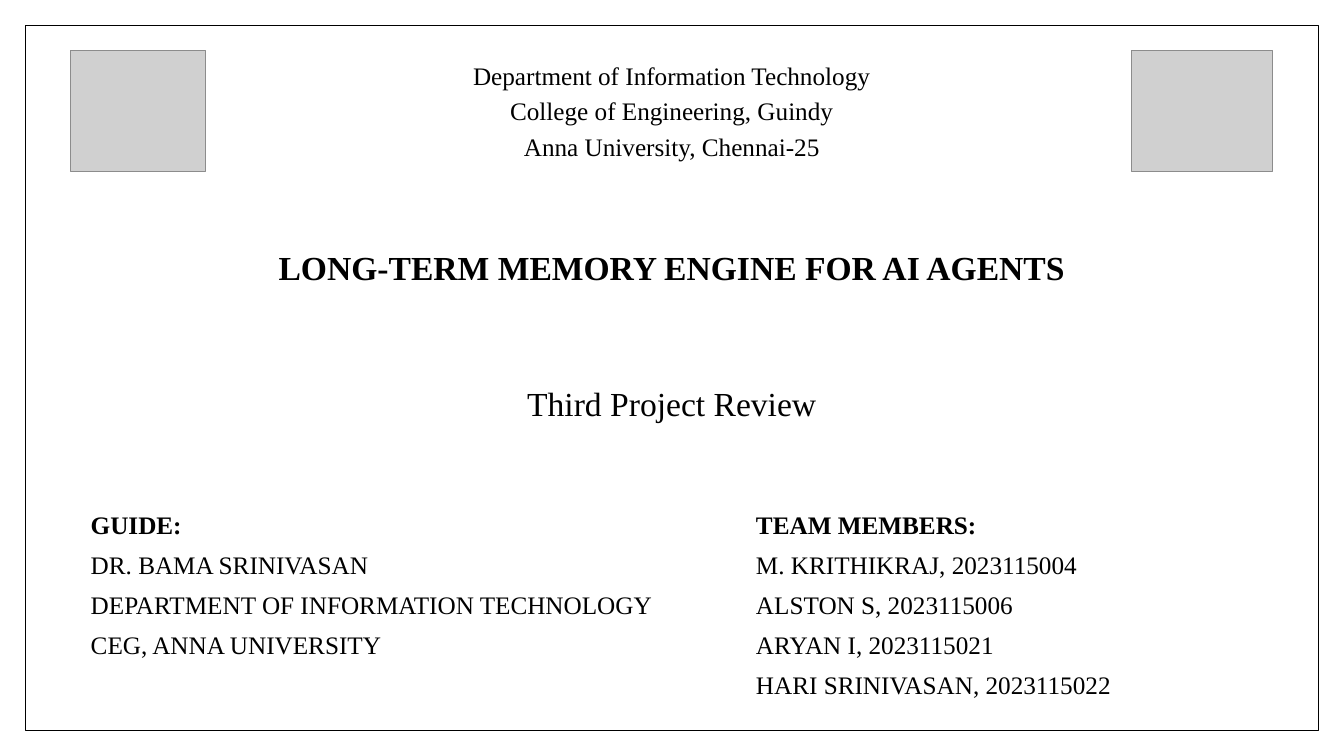
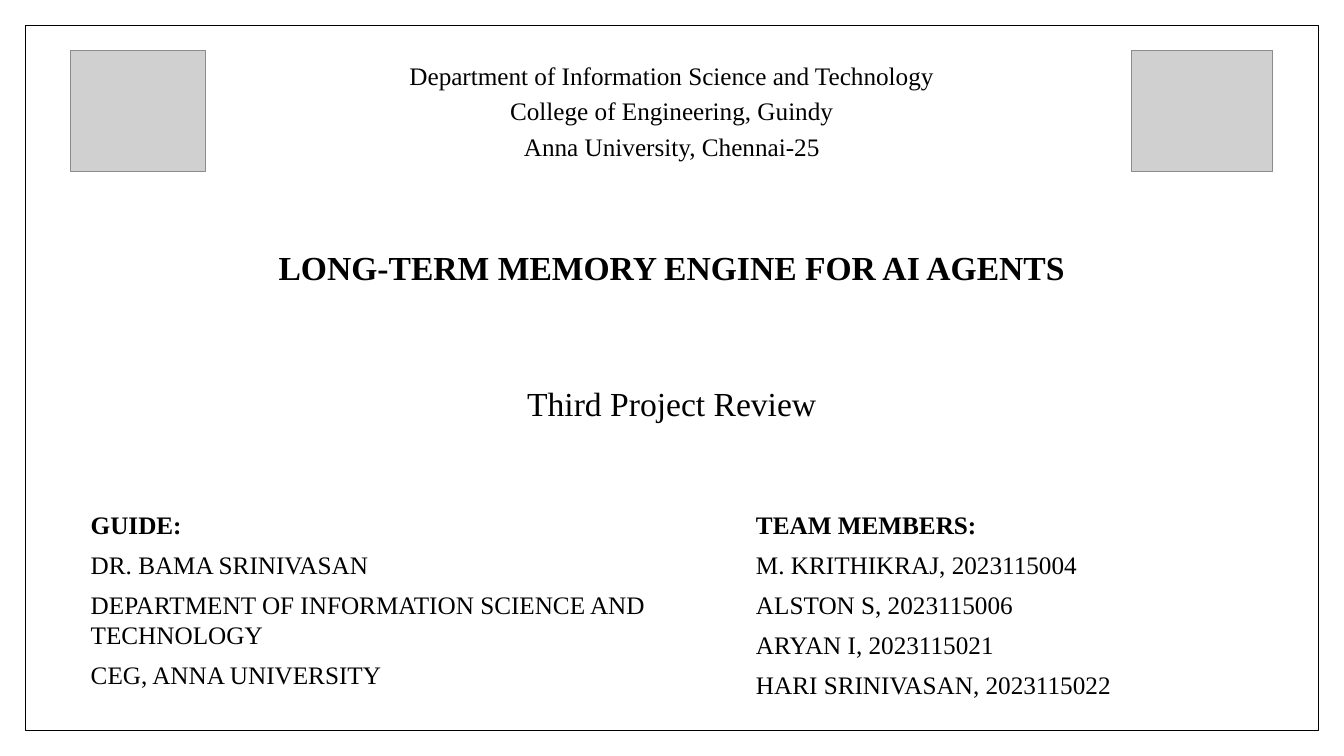
Before and after one commit to aryaniyaps/sdp-2026, a slide deck: slide 1 of P1_R2_13.pptx. Drawn at 1344x756 pixels with LibreOffice and Linux fonts; fonts in the diff are those of the drawing; grey boxes stand for pictures. Boxes give left, top, right and bottom in pixels: in the first picture for what was removed or moved away, otherwise in the second. Text is boxed around its words. In the diff, an @@ line names an element or a change of style, - is before the commit and + after.

Commit message:
Slides: use the full department name and the 5.9-point gap

```diff
--- a/P1_R2_13.pptx
+++ b/P1_R2_13.pptx
@@ text at bbox=[409, 67, 934, 91]: text changed @@
-Department of Information Technology
+Department of Information Science and Technology
@@ text at bbox=[91, 597, 645, 645]: text changed @@
-DEPARTMENT OF INFORMATION TECHNOLOGY
+DEPARTMENT OF INFORMATION SCIENCE AND TECHNOLOGY
```
Also in this commit, not shown: 1 other slide changed.
